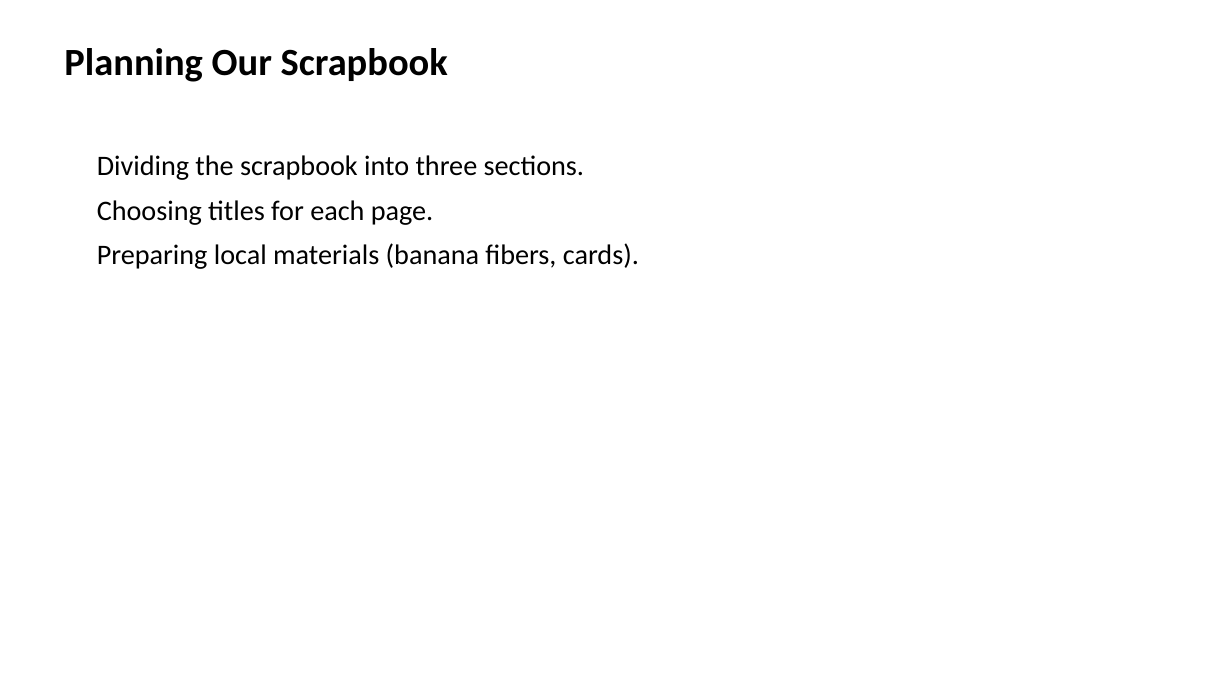
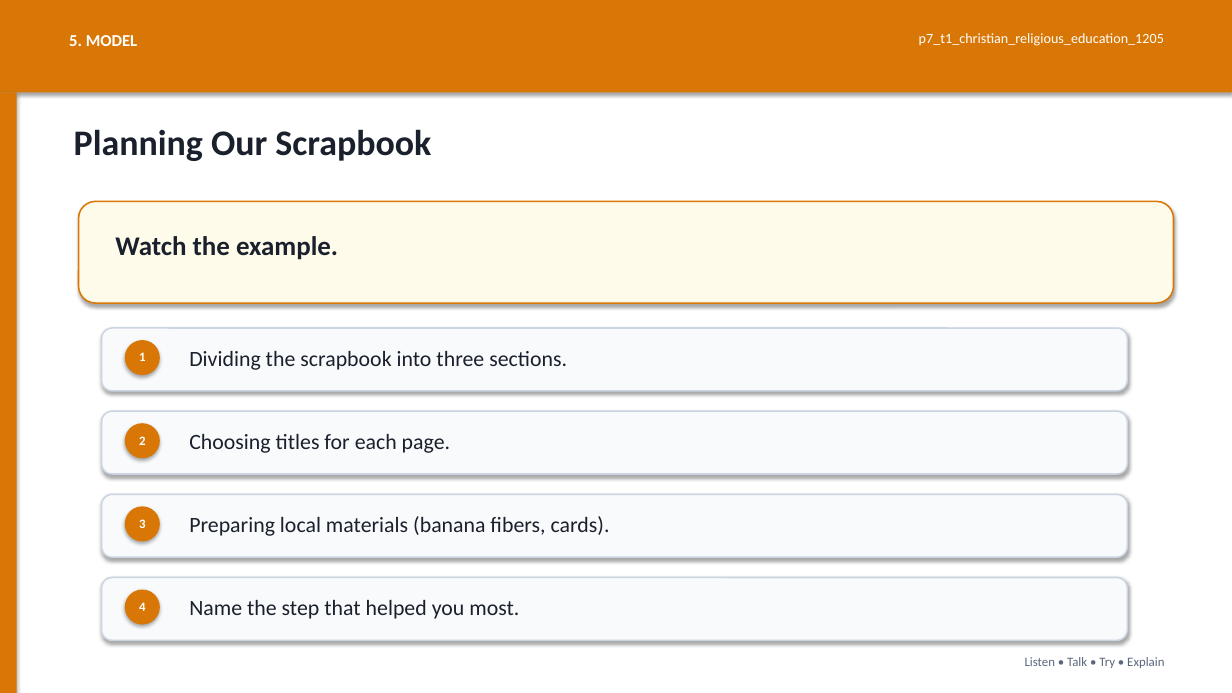
Before and after one commit to yousunjung84-edu/uganda-p7-mvp-20260629, a slide deck: slide 5 of uganda-p7-mvp/p7_t1_christian_religious_education_1205/p7_t1_christian_religious_education_1205.pptx (slide 4 before the commit). Drawn at 1232x693 pixels with LibreOffice and Linux fonts; fonts in the diff are those of the drawing. Boxes give left, top, right and bottom in pixels: in the first picture for what was removed or moved away, otherwise in the second. Text is boxed around its words. In the diff, an @@ line names an element or a change of style, - is before the commit and + after.

```diff
--- a/uganda-p7-mvp/p7_t1_christian_religious_education_1205/p7_t1_christian_religious_education_1205.pptx
+++ b/uganda-p7-mvp/p7_t1_christian_religious_education_1205/p7_t1_christian_religious_education_1205.pptx
@@ rectangle added at [0, 0, 1232, 92], fill #D97706 @@
@@ text added at [69, 35, 137, 46], 13 pt, text #FFFFFF, bold @@
+5. MODEL
@@ text added at [919, 33, 1164, 46], 11 pt, text #FFFFFF @@
+p7_t1_christian_religious_education_1205
@@ rectangle added at [0, 92, 17, 693], fill #D97706 @@
@@ text "Planning Our Scrapbook": place and size @@
-text "Planning Our Scrapbook" at [64, 48, 448, 82]
+text "Planning Our Scrapbook" at [74, 129, 431, 161]
@@ text "Planning Our Scrapbook" at [74, 129, 431, 161]: size 30 to 28 pt, text colour #000000 to #1A202C @@
@@ rounded rectangle added at [79, 201, 1174, 303], fill #FFFBEB, outline #D97706 1.2 pt @@
@@ text at [97, 200, 639, 269]: paragraphs removed @@
-Choosing titles for each page.
-Preparing local materials (banana fibers, cards).
@@ text added at [115, 236, 338, 260], 21 pt, text #1A202C, bold @@
+Watch the example.
@@ rounded rectangle added at [102, 328, 1128, 391], fill #F8FAFC, outline #CBD5E1 1.2 pt @@
@@ ellipse added at [125, 340, 160, 375], fill #D97706 @@
@@ text added at [139, 352, 145, 361], 10 pt, text #FFFFFF, bold @@
+1
@@ text "Dividing the scrapbook into three ...": place and size @@
-text "Dividing the scrapbook into three ..." at [97, 155, 639, 269]
+text "Dividing the scrapbook into three ..." at [189, 351, 567, 370]
@@ text "Dividing the scrapbook into three ..." at [189, 351, 567, 370]: size 22 to 17 pt, text colour #000000 to #1A202C; less space between paragraphs @@
@@ rounded rectangle added at [102, 411, 1128, 474], fill #F8FAFC, outline #CBD5E1 1.2 pt @@
@@ ellipse added at [125, 423, 160, 458], fill #D97706 @@
@@ text added at [139, 436, 145, 445], 10 pt, text #FFFFFF, bold @@
+2
@@ text added at [189, 434, 450, 453], 17 pt, text #1A202C @@
+Choosing titles for each page.
@@ rounded rectangle added at [102, 494, 1128, 557], fill #F8FAFC, outline #CBD5E1 1.2 pt @@
@@ ellipse added at [125, 506, 160, 542], fill #D97706 @@
@@ text added at [139, 519, 145, 528], 10 pt, text #FFFFFF, bold @@
+3
@@ text added at [189, 516, 610, 536], 17 pt, text #1A202C @@
+Preparing local materials (banana fibers, cards).
@@ rounded rectangle added at [102, 578, 1128, 640], fill #F8FAFC, outline #CBD5E1 1.2 pt @@
@@ ellipse added at [125, 590, 160, 625], fill #D97706 @@
@@ text added at [139, 602, 145, 611], 10 pt, text #FFFFFF, bold @@
+4
@@ text added at [189, 600, 519, 619], 17 pt, text #1A202C @@
+Name the step that helped you most.
@@ text added at [1025, 657, 1164, 668], 10 pt, text #5B677D @@
+Listen • Talk • Try • Explain
```
Also in this commit, not shown: 1 other slide changed, 6 slides added, 6 slides removed, 42 other files.
